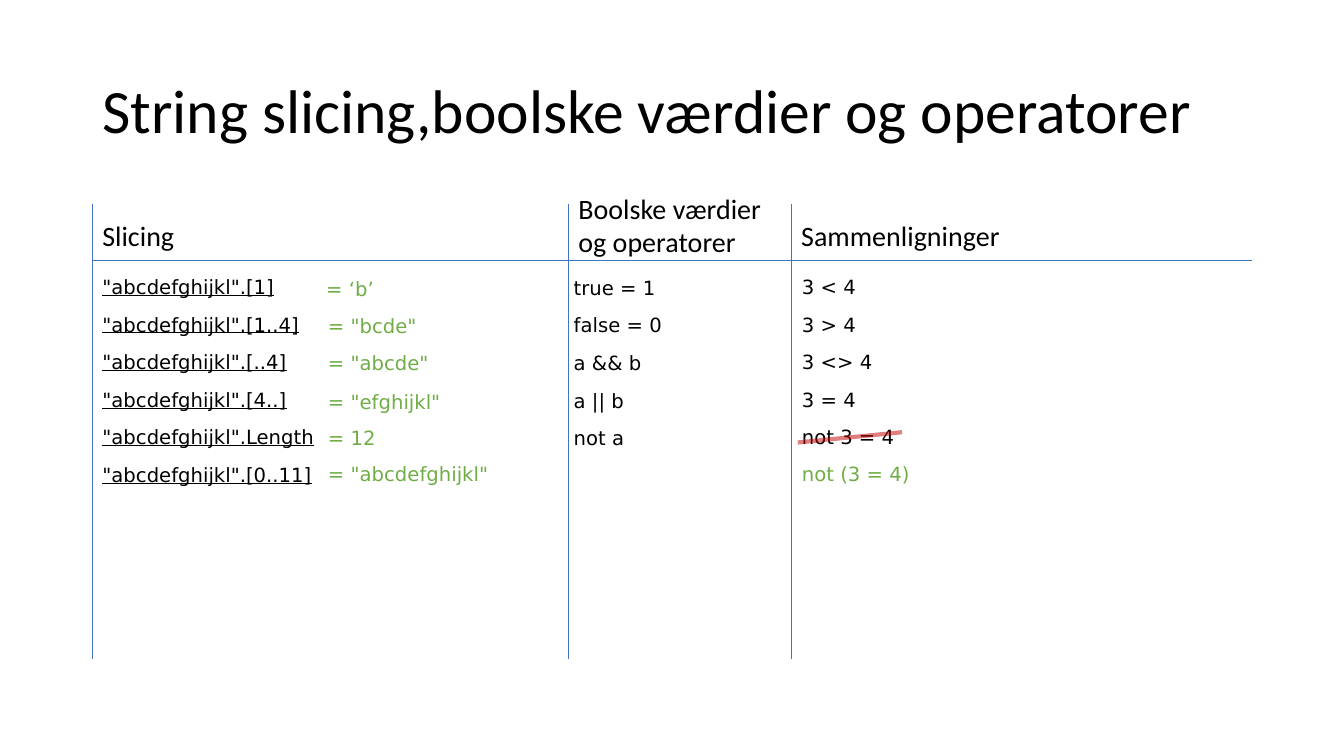
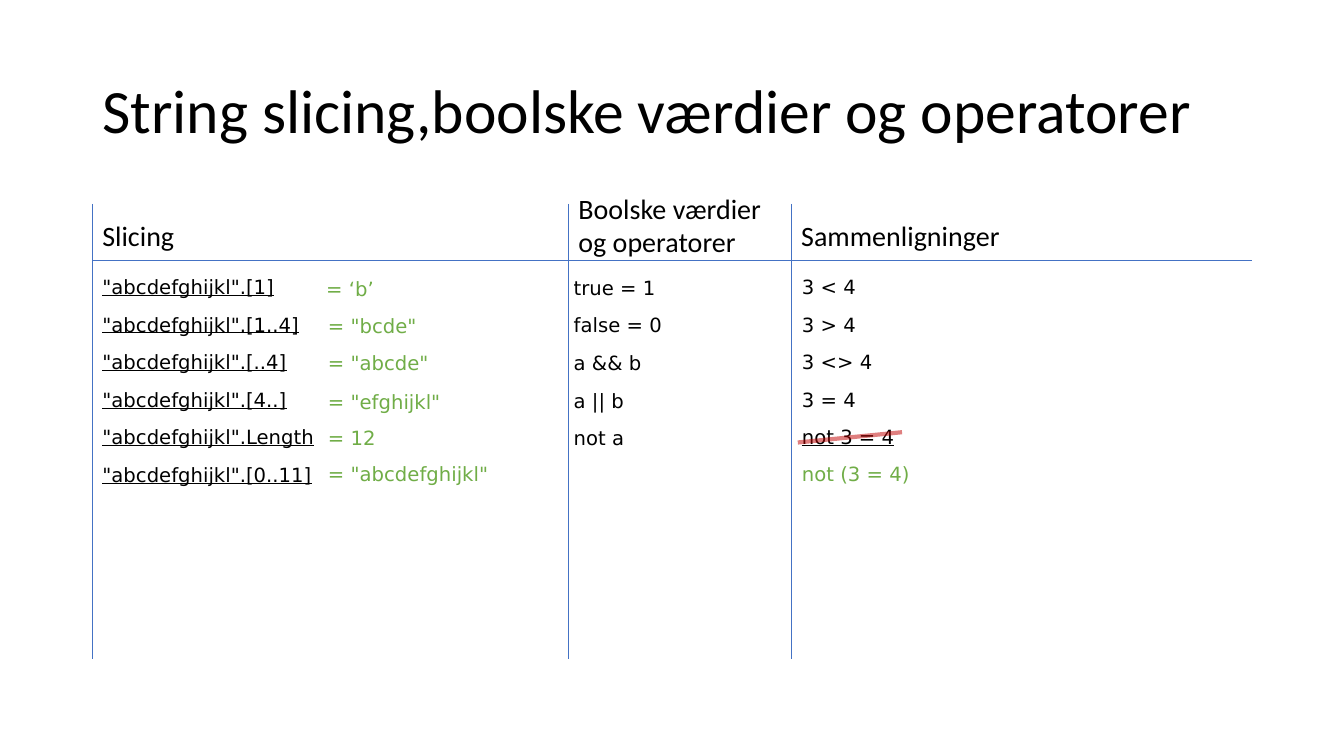
Before and after one commit to fisterloegsovs/pop22, a slide deck: slide 5 of lectures/3.1PrecedenceNKeywords/lecture.pptx. Drawn at 1344x756 pixels with LibreOffice and Linux fonts; fonts in the diff are those of the drawing. Boxes give left, top, right and bottom in pixels: in the first picture for what was removed or moved away, otherwise in the second. Text is boxed around its words. In the diff, an @@ line names an element or a change of style, - is before the commit and + after.

```diff
--- a/lectures/3.1PrecedenceNKeywords/lecture.pptx
+++ b/lectures/3.1PrecedenceNKeywords/lecture.pptx
@@ text at (802,429,894,446): underline on in "not 3 = 4" @@
```
Also in this commit, not shown: 1 other slide changed, 5 slides removed, 14 other files.
